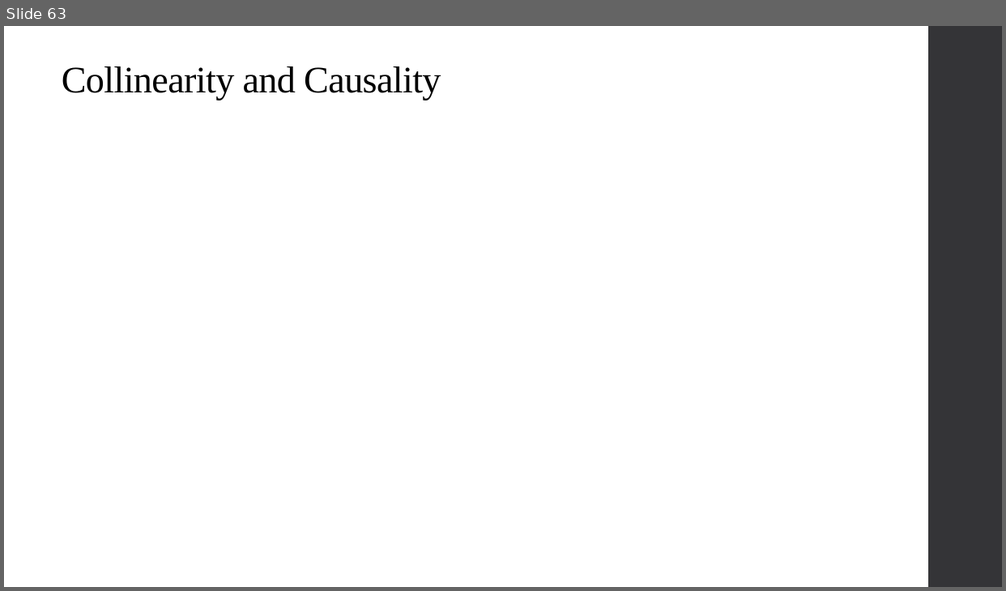
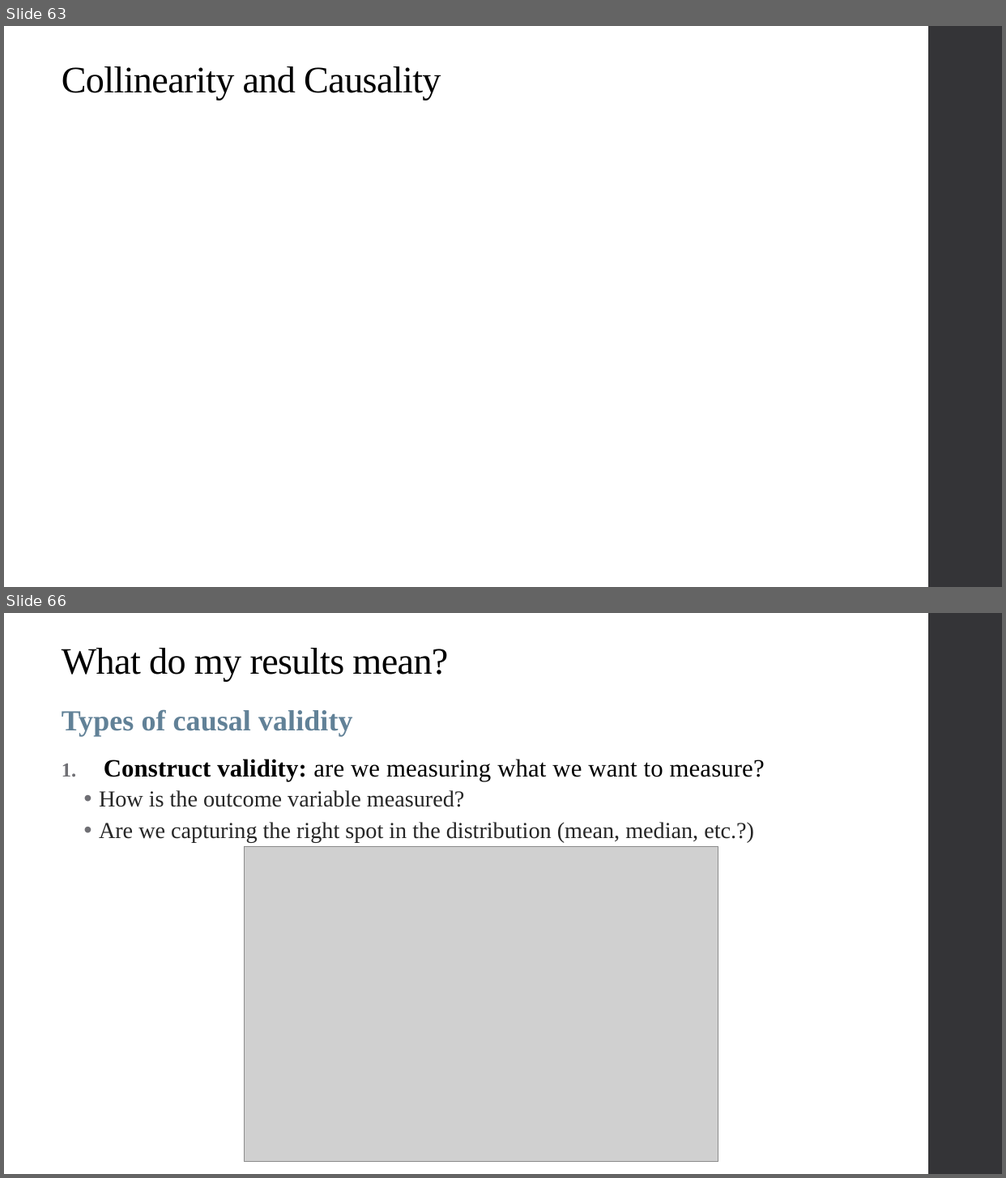
Before and after one commit to alex-hoagland/HAD5744, a slide deck: Lecture04_MultivariateOLS2/Lecture4_MultivariateOLS2.pptx. Shown one above the other, each under a label of ours: slide 63 before the commit, slides 63 and 66 after it; the slides between them are not shown. The pictures are 1006x591 and 1006x1178 pixels, drawn with LibreOffice and Linux fonts; fonts in the diff are those of the drawing; grey boxes stand for pictures. Boxes give left, top, right and bottom in pixels: in the first picture for what was removed or moved away, otherwise in the second. Text is boxed around its words. In the diff, an @@ line names an element or a change of style, - is before the commit and + after.

```diff
--- a/Lecture04_MultivariateOLS2/Lecture4_MultivariateOLS2.pptx
+++ b/Lecture04_MultivariateOLS2/Lecture4_MultivariateOLS2.pptx
@@ slide 66 added at <box>4,613,1002,1174</box>, background #FFFFFF; not listed: 1 template element that a slide beside it also shows @@
@@ title added at <box>62,648,448,682</box>, 36 pt, text #000000 @@
+What do my results mean?
@@ text added at <box>62,709,765,842</box>, 22 pt, text #262626 @@
+Types of causal validity
+1. Construct validity: are we measuring what we want to measure?
+  • How is the outcome variable measured?
+  • Are we capturing the right spot in the distribution (mean, median, etc.?)
@@ picture added at <box>245,846,718,1162</box> @@
```
Also in this commit, not shown: 6 slides changed, 16 other slides added, 3 other files.
